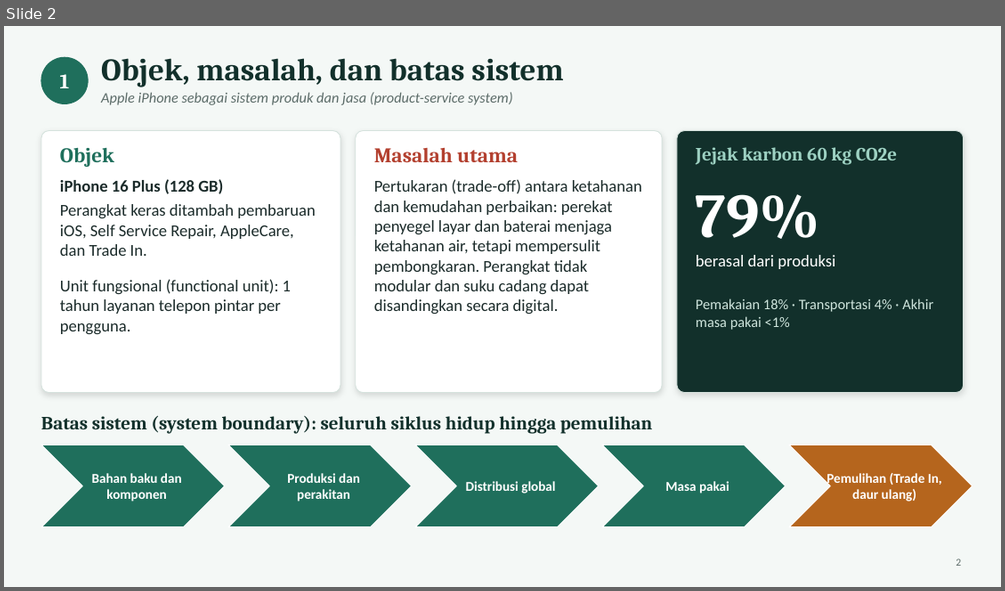
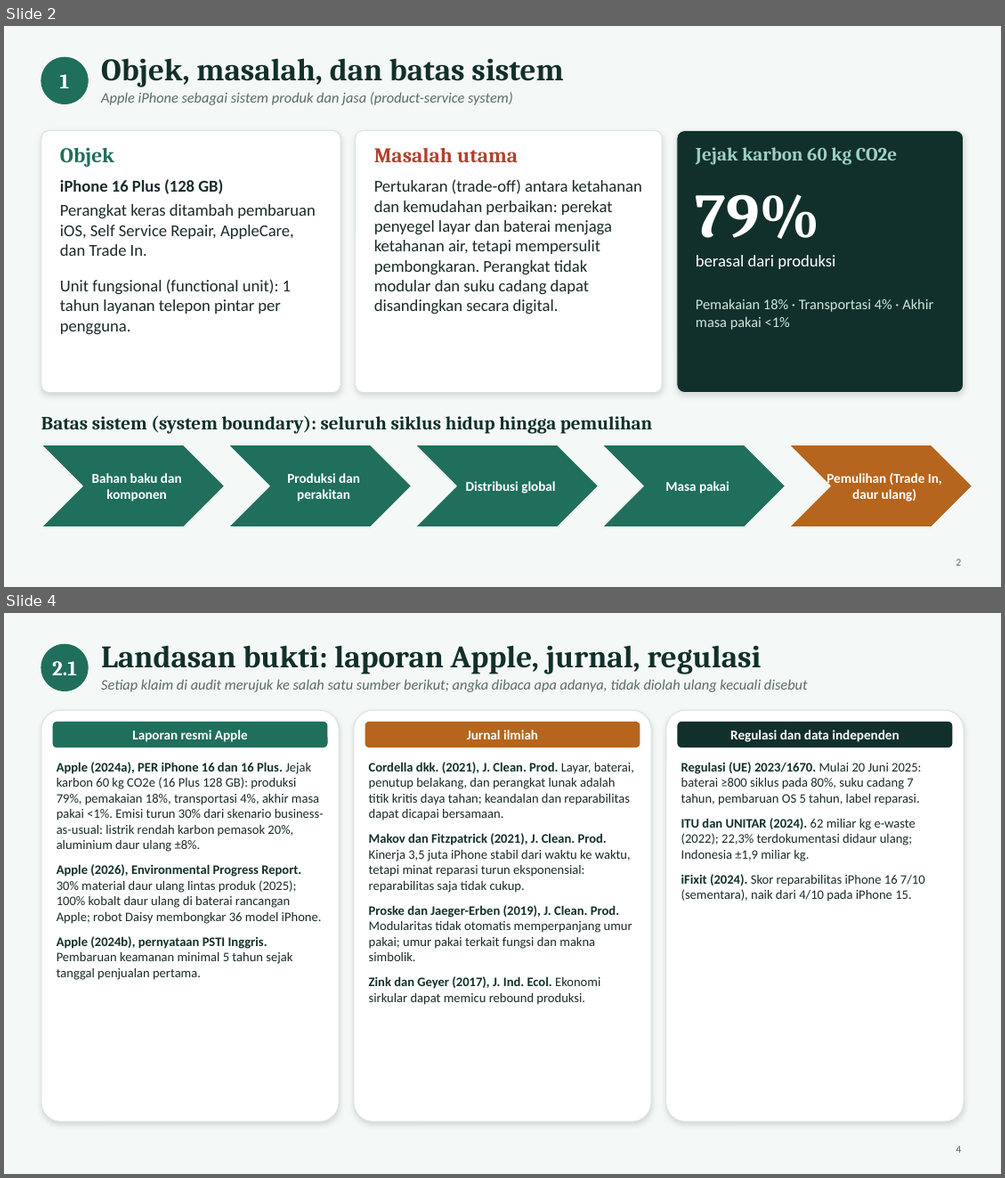
Before and after one commit to farhansech/EXACOUNT, a slide deck: Tugas_Week_5_Revisi-Francisco_Correia_Soares_164125002.pptx. Shown one above the other, each under a label of ours: slide 2 before the commit, slides 2 and 4 after it; the slides between them are not shown. The pictures are 1005x591 and 1005x1178 pixels, drawn with LibreOffice and Linux fonts; fonts in the diff are those of the drawing. Boxes give left, top, right and bottom in pixels: in the first picture for what was removed or moved away, otherwise in the second. Text is boxed around its words. In the diff, an @@ line names an element or a change of style, - is before the commit and + after.

```diff
--- a/Tugas_Week_5_Revisi-Francisco_Correia_Soares_164125002.pptx
+++ b/Tugas_Week_5_Revisi-Francisco_Correia_Soares_164125002.pptx
@@ slide 4 added at [4,613,1001,1174], background #F4F8F6 @@
@@ ellipse added at [41,644,88,690], fill #1F6F5C, outline #1F6F5C 1 pt @@
@@ text added at [52,661,77,675], 20 pt, text #FFFFFF, bold @@
+2.1
@@ text added at [101,645,761,674], 30 pt, text #12302B, bold @@
+Landasan bukti: laporan Apple, jurnal, regulasi
@@ text added at [101,679,808,692], 14 pt, text #5B6B68, italic @@
+Setiap klaim di audit merujuk ke salah satu sumber berikut; angka dibaca apa adanya, tidak diolah ulang kecuali disebut
@@ rounded rectangle added at [41,710,339,1121], fill #FFFFFF, outline #D5E2DD 0.75 pt @@
@@ rounded rectangle added at [354,710,652,1121], fill #FFFFFF, outline #D5E2DD 0.75 pt @@
@@ rounded rectangle added at [666,710,964,1121], fill #FFFFFF, outline #D5E2DD 0.75 pt @@
@@ rounded rectangle added at [53,722,328,747], fill #1F6F5C, 13 pt, text #FFFFFF, bold @@
+Laporan resmi Apple
@@ rounded rectangle added at [365,722,640,747], fill #B5651D, 13 pt, text #FFFFFF, bold @@
+Jurnal ilmiah
@@ rounded rectangle added at [678,722,953,747], fill #12302B, 13 pt, text #FFFFFF, bold @@
+Regulasi dan data independen
@@ text added at [57,762,324,980], 12.5 pt, text #1B2B2A @@
+Apple (2024a), PER iPhone 16 dan 16 Plus. Jejak karbon 60 kg CO2e (16 Plus 128 GB): produksi 79%, pemakaian 18%, transportasi 4%, akhir masa pakai <1%. Emisi turun 30% dari skenario business-as-usual: listrik rendah karbon pemasok 20%, aluminium daur ulang ±8%.
+Apple (2026), Environmental Progress Report. 30% material daur ulang lintas produk (2025); 100% kobalt daur ulang di baterai rancangan Apple; robot Daisy membongkar 36 model iPhone.
+Apple (2024b), pernyataan PSTI Inggris. Pembaruan keamanan minimal 5 tahun sejak tanggal penjualan pertama.
@@ text added at [369,762,634,1005], 12.5 pt, text #1B2B2A @@
+Cordella dkk. (2021), J. Clean. Prod. Layar, baterai, penutup belakang, dan perangkat lunak adalah titik kritis daya tahan; keandalan dan reparabilitas dapat dicapai bersamaan.
+Makov dan Fitzpatrick (2021), J. Clean. Prod. Kinerja 3,5 juta iPhone stabil dari waktu ke waktu, tetapi minat reparasi turun eksponensial: reparabilitas saja tidak cukup.
+Proske dan Jaeger-Erben (2019), J. Clean. Prod. Modularitas tidak otomatis memperpanjang umur pakai; umur pakai terkait fungsi dan makna simbolik.
+Zink dan Geyer (2017), J. Ind. Ecol. Ekonomi sirkular dapat memicu rebound produksi.
@@ text added at [681,762,925,901], 12.5 pt, text #1B2B2A @@
+Regulasi (UE) 2023/1670. Mulai 20 Juni 2025: baterai ≥800 siklus pada 80%, suku cadang 7 tahun, pembaruan OS 5 tahun, label reparasi.
+ITU dan UNITAR (2024). 62 miliar kg e-waste (2022); 22,3% terdokumentasi didaur ulang; Indonesia ±1,9 miliar kg.
+iFixit (2024). Skor reparabilitas iPhone 16 7/10 (sementara), naik dari 4/10 pada iPhone 15.
@@ text added at [955,1145,961,1152], 10 pt, text #5B6B68 @@
+4
```
Also in this commit, not shown: 8 slides changed, 1 other slide added.
